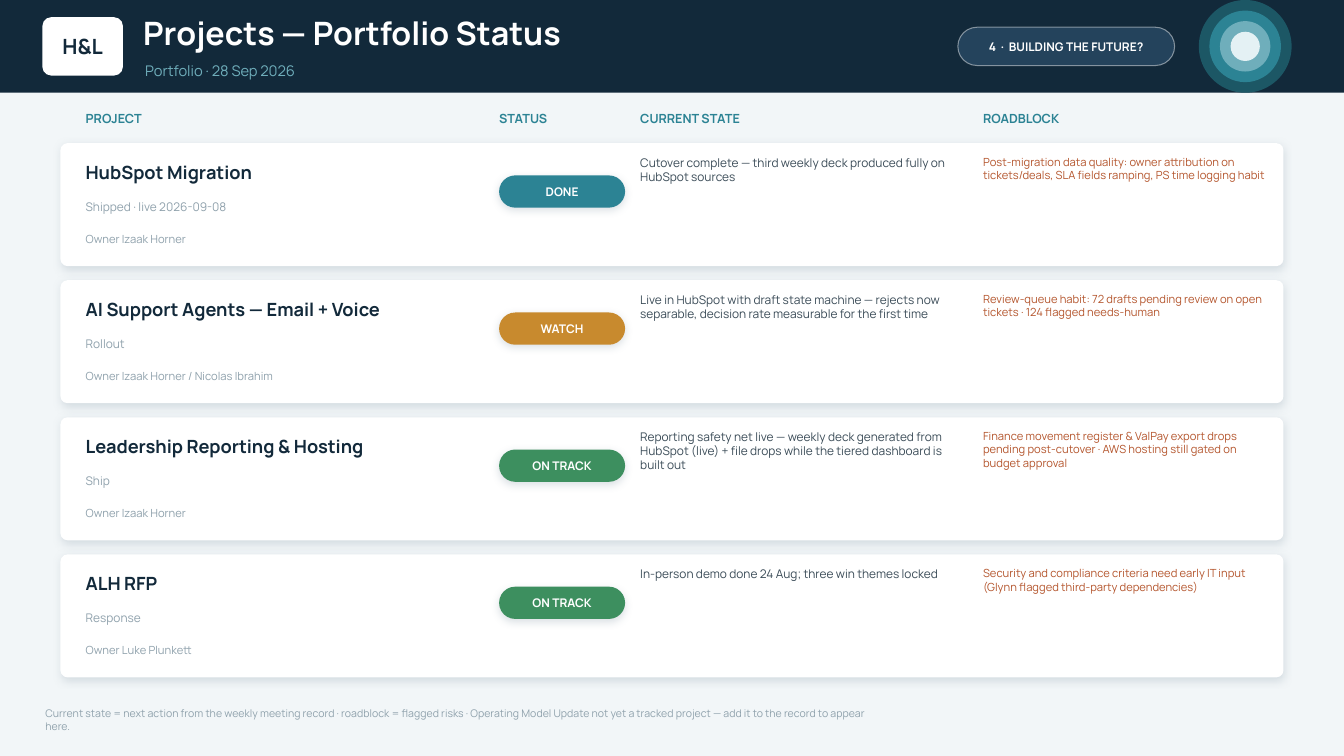
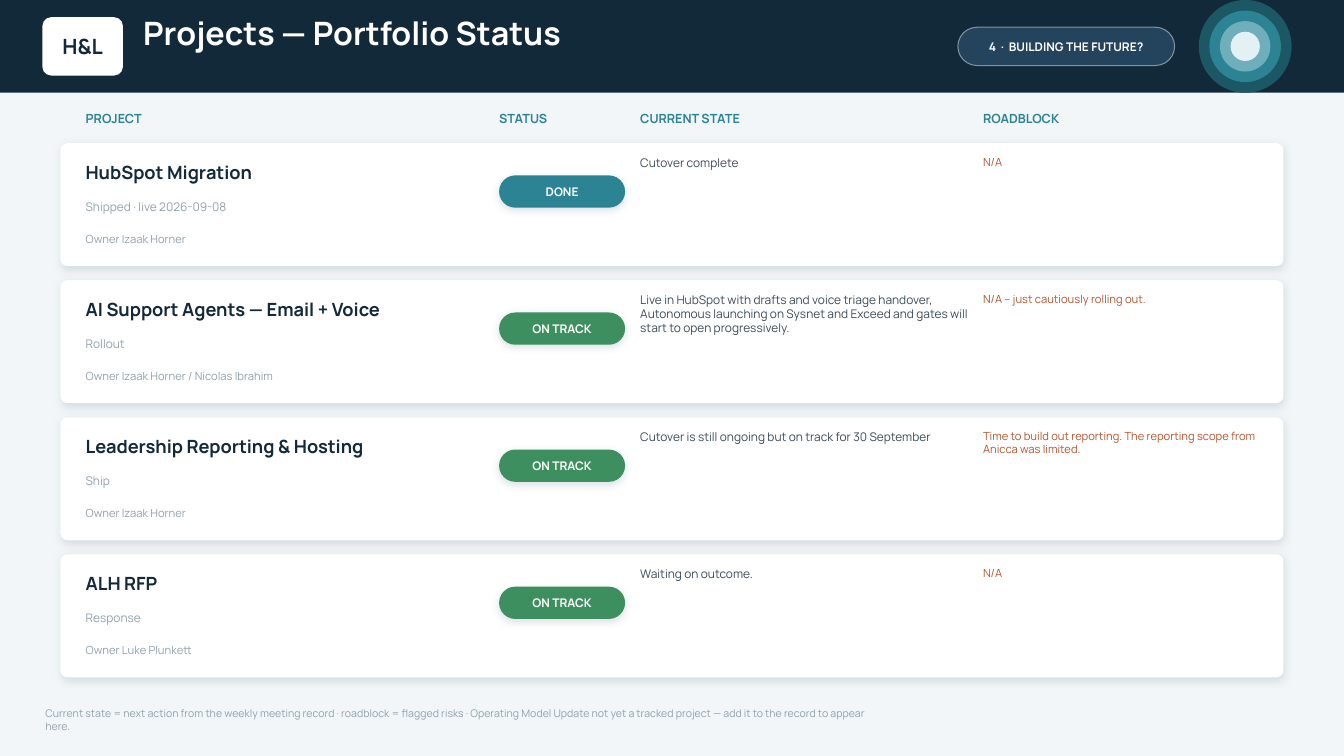
Before and after one commit to ihorner-hl/leadership-reporting, a slide deck: slide 13 of exec-deck/output/H&L Weekly Update - WC 21 Sep 2026.pptx (slide 15 before the commit). Drawn at 1344x756 pixels with LibreOffice and Linux fonts; fonts in the diff are those of the drawing. Boxes give left, top, right and bottom in pixels: in the first picture for what was removed or moved away, otherwise in the second. Text is boxed around its words. In the diff, an @@ line names an element or a change of style, - is before the commit and + after.

```diff
--- a/exec-deck/output/H&L Weekly Update - WC 21 Sep 2026.pptx
+++ b/exec-deck/output/H&L Weekly Update - WC 21 Sep 2026.pptx
@@ text removed at [145,65,295,80] @@
-Portfolio · 28 Sep 2026
@@ text at [640,158,739,170]: text changed @@
-Cutover complete — third weekly deck produced fully on HubSpot sources
+Cutover complete
@@ text at [983,158,1002,166]: text changed @@
-Post-migration data quality: owner attribution on tickets/deals, SLA fields ramping, PS time logging habit
+N/A
@@ text at [640,295,967,335]: text changed @@
-Live in HubSpot with draft state machine — rejects now separable, decision rate measurable for the first time
+Live in HubSpot with drafts and voice triage handover, Autonomous launching on Sysnet and Exceed and gates will start to open progressively.
@@ text at [983,295,1146,306]: text changed @@
-Review-queue habit: 72 drafts pending review on open tickets · 124 flagged needs-human
+N/A – just cautiously rolling out.
@@ rounded rectangle at [499,313,625,345]: fill #C88A2E to #3D8F5F @@
@@ text at [532,324,591,333]: text changed @@
-WATCH
+ON TRACK
@@ text at [640,432,931,444]: text changed @@
-Reporting safety net live — weekly deck generated from HubSpot (live) + file drops while the tiered dashboard is built out
+Cutover is still ongoing but on track for 30 September
@@ text at [983,432,1255,453]: text changed @@
-Finance movement register & ValPay export drops pending post-cutover · AWS hosting still gated on budget approval
+Time to build out reporting. The reporting scope from Anicca was limited.
@@ text at [640,569,753,581]: text changed @@
-In-person demo done 24 Aug; three win themes locked
+Waiting on outcome.
@@ text at [983,569,1002,577]: text changed @@
-Security and compliance criteria need early IT input (Glynn flagged third-party dependencies)
+N/A
```
Also in this commit, not shown: 8 other slides changed, 2 slides removed, 9 other files.
